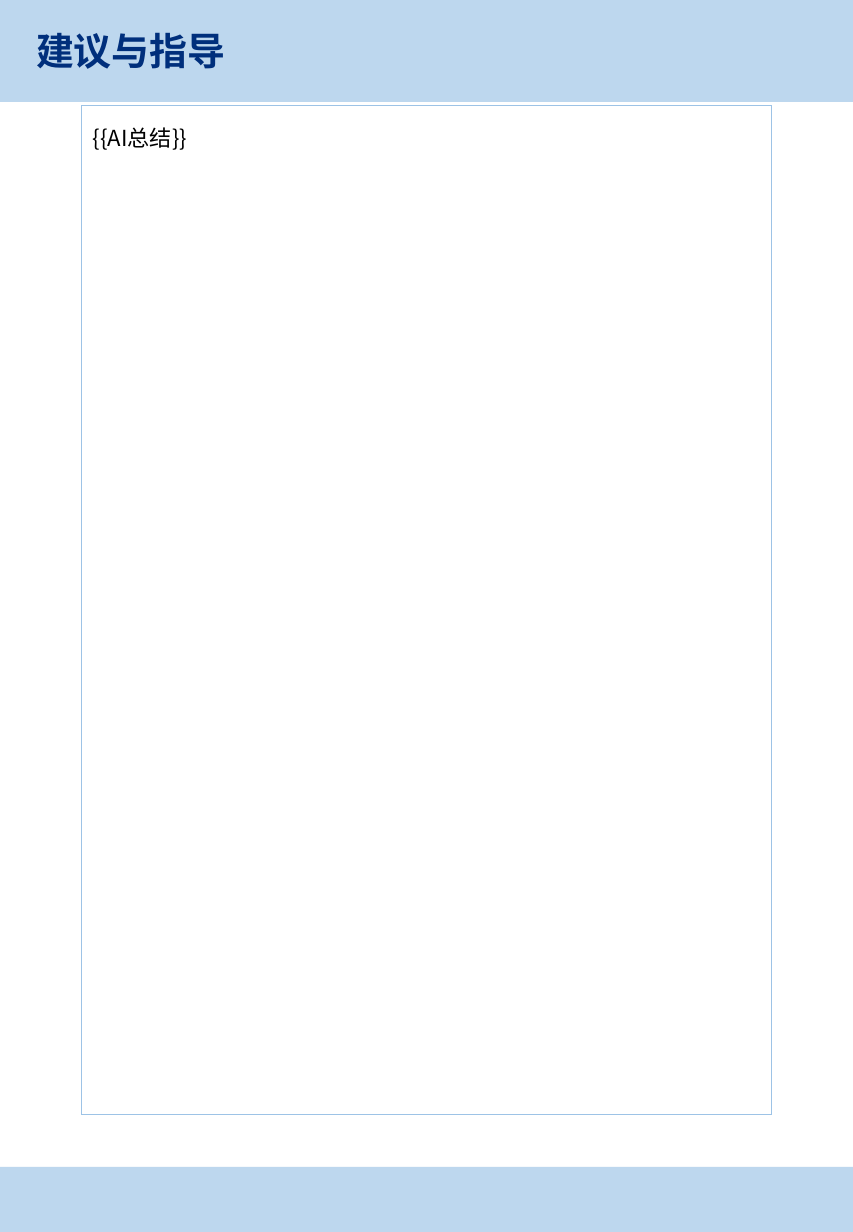
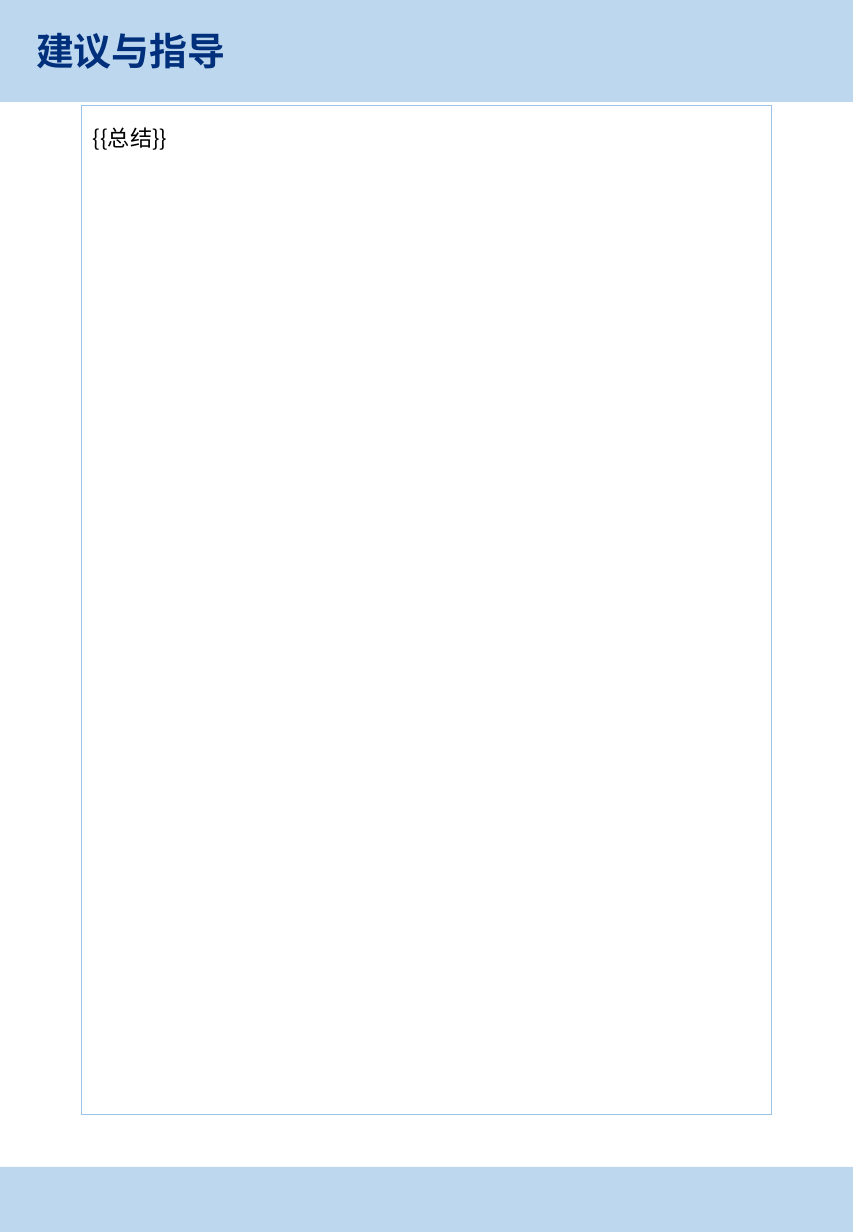
Before and after one commit to CodeDogLSY/ai_health_check_report, a slide deck: slide 3 of 2025员工体检报告（模板）.pptx. Drawn at 853x1232 pixels with LibreOffice and Linux fonts; fonts in the diff are those of the drawing; background and template pictures are left out. Boxes give left, top, right and bottom in pixels: in the first picture for what was removed or moved away, otherwise in the second. Text is boxed around its words. In the diff, an @@ line names an element or a change of style, - is before the commit and + after.

```diff
--- a/2025员工体检报告（模板）.pptx
+++ b/2025员工体检报告（模板）.pptx
@@ text at box(93, 127, 167, 150): text changed @@
-{{AI总结}}
+{{总结}}
```
Also in this commit, not shown: 2 other files.
